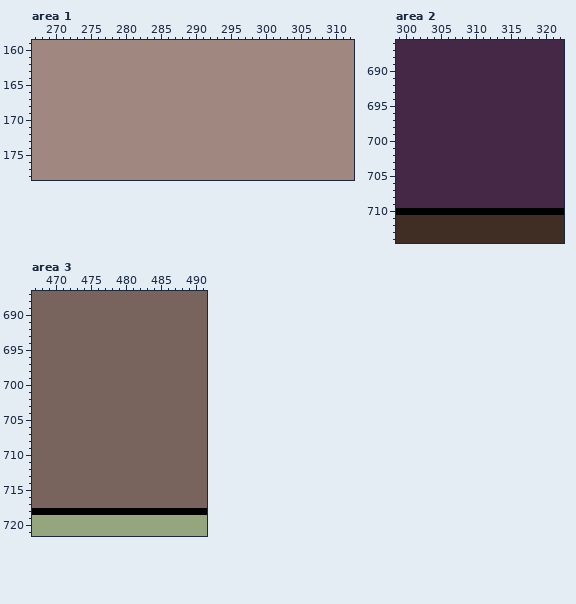
Pixel-art file, stored at Assets/Backgrounds/mapleville/town_1.ase. Above, as it was before the edit.
600x1200 pixels, 1 frame. Colours within 5 levels of each other are drawn and written as one. Shown: area 1: x 267..312, y 159..178; area 2: x 299..322, y 686..714; area 3: x 467..491, y 687..721. The commit also changed other parts of the picture, which this record leaves out.
And afterwards:
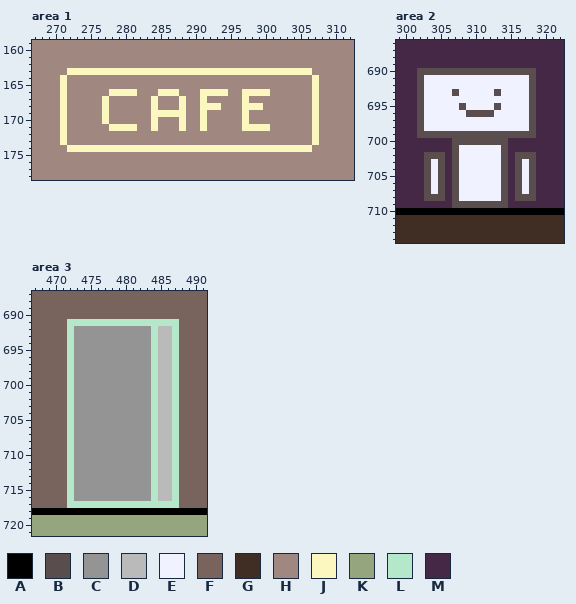
Palette (. is transparent): A #000000  B #594d4d  C #949494  D #bababa  E #f1f2ff  F #78635d  G #402e24  H #a08880  J #fcf7be  K #95a57e  L #b5e7cb  M #452845
Change:
layer "temp_npc" added
layer "dec" added
layer "doors" added
--- area 1, layer "dec"
@@ x 267..312 @@
 162 HHHHHHHHHHHHHHHHHHHHHHHHHHHHHHHHHHHHHHHHHHHHHH
-163 HHHHHHHHHHHHHHHHHHHHHHHHHHHHHHHHHHHHHHHHHHHHHH
-164 HHHHHHHHHHHHHHHHHHHHHHHHHHHHHHHHHHHHHHHHHHHHHH
-165 HHHHHHHHHHHHHHHHHHHHHHHHHHHHHHHHHHHHHHHHHHHHHH
-166 HHHHHHHHHHHHHHHHHHHHHHHHHHHHHHHHHHHHHHHHHHHHHH
-167 HHHHHHHHHHHHHHHHHHHHHHHHHHHHHHHHHHHHHHHHHHHHHH
-168 HHHHHHHHHHHHHHHHHHHHHHHHHHHHHHHHHHHHHHHHHHHHHH
-169 HHHHHHHHHHHHHHHHHHHHHHHHHHHHHHHHHHHHHHHHHHHHHH
-170 HHHHHHHHHHHHHHHHHHHHHHHHHHHHHHHHHHHHHHHHHHHHHH
-171 HHHHHHHHHHHHHHHHHHHHHHHHHHHHHHHHHHHHHHHHHHHHHH
-172 HHHHHHHHHHHHHHHHHHHHHHHHHHHHHHHHHHHHHHHHHHHHHH
-173 HHHHHHHHHHHHHHHHHHHHHHHHHHHHHHHHHHHHHHHHHHHHHH
-174 HHHHHHHHHHHHHHHHHHHHHHHHHHHHHHHHHHHHHHHHHHHHHH
+163 HHHHHJJJJJJJJJJJJJJJJJJJJJJJJJJJJJJJJJJJHHHHHH
+164 HHHHJHHHHHHHHHHHHHHHHHHHHHHHHHHHHHHHHHHHJHHHHH
+165 HHHHJHHHHHHHHHHHHHHHHHHHHHHHHHHHHHHHHHHHJHHHHH
+166 HHHHJHHHHHHJJJJHHHJJJHHHJJJJHHJJJJHHHHHHJHHHHH
+167 HHHHJHHHHHJHHHHHHJHHHJHHJHHHHHJHHHHHHHHHJHHHHH
+168 HHHHJHHHHHJHHHHHHJHHHJHHJJJHHHJJJHHHHHHHJHHHHH
+169 HHHHJHHHHHJHHHHHHJJJJJHHJHHHHHJHHHHHHHHHJHHHHH
+170 HHHHJHHHHHJHHHHHHJHHHJHHJHHHHHJHHHHHHHHHJHHHHH
+171 HHHHJHHHHHHJJJJHHJHHHJHHJHHHHHJJJJHHHHHHJHHHHH
+172 HHHHJHHHHHHHHHHHHHHHHHHHHHHHHHHHHHHHHHHHJHHHHH
+173 HHHHJHHHHHHHHHHHHHHHHHHHHHHHHHHHHHHHHHHHJHHHHH
+174 HHHHHJJJJJJJJJJJJJJJJJJJJJJJJJJJJJJJJJJJHHHHHH
 175 HHHHHHHHHHHHHHHHHHHHHHHHHHHHHHHHHHHHHHHHHHHHHH
--- area 2, layer "temp_npc"
@@ x 299..322 @@
 689 MMMMMMMMMMMMMMMMMMMMMMMM
-690 MMMMMMMMMMMMMMMMMMMMMMMM
-691 MMMMMMMMMMMMMMMMMMMMMMMM
-692 MMMMMMMMMMMMMMMMMMMMMMMM
-693 MMMMMMMMMMMMMMMMMMMMMMMM
-694 MMMMMMMMMMMMMMMMMMMMMMMM
-695 MMMMMMMMMMMMMMMMMMMMMMMM
-696 MMMMMMMMMMMMMMMMMMMMMMMM
-697 MMMMMMMMMMMMMMMMMMMMMMMM
-698 MMMMMMMMMMMMMMMMMMMMMMMM
-699 MMMMMMMMMMMMMMMMMMMMMMMM
-700 MMMMMMMMMMMMMMMMMMMMMMMM
-701 MMMMMMMMMMMMMMMMMMMMMMMM
-702 MMMMMMMMMMMMMMMMMMMMMMMM
-703 MMMMMMMMMMMMMMMMMMMMMMMM
-704 MMMMMMMMMMMMMMMMMMMMMMMM
-705 MMMMMMMMMMMMMMMMMMMMMMMM
-706 MMMMMMMMMMMMMMMMMMMMMMMM
-707 MMMMMMMMMMMMMMMMMMMMMMMM
-708 MMMMMMMMMMMMMMMMMMMMMMMM
-709 MMMMMMMMMMMMMMMMMMMMMMMM
+690 MMMBBBBBBBBBBBBBBBBBMMMM
+691 MMMBEEEEEEEEEEEEEEEBMMMM
+692 MMMBEEEEEEEEEEEEEEEBMMMM
+693 MMMBEEEEBEEEEEBEEEEBMMMM
+694 MMMBEEEEEEEEEEEEEEEBMMMM
+695 MMMBEEEEEBEEEEBEEEEBMMMM
+696 MMMBEEEEEEBBBBEEEEEBMMMM
+697 MMMBEEEEEEEEEEEEEEEBMMMM
+698 MMMBEEEEEEEEEEEEEEEBMMMM
+699 MMMBBBBBBBBBBBBBBBBBMMMM
+700 MMMMMMMMBBBBBBBBMMMMMMMM
+701 MMMMMMMMBEEEEEEBMMMMMMMM
+702 MMMMBBBMBEEEEEEBMBBBMMMM
+703 MMMMBEBMBEEEEEEBMBEBMMMM
+704 MMMMBEBMBEEEEEEBMBEBMMMM
+705 MMMMBEBMBEEEEEEBMBEBMMMM
+706 MMMMBEBMBEEEEEEBMBEBMMMM
+707 MMMMBEBMBEEEEEEBMBEBMMMM
+708 MMMMBBBMBEEEEEEBMBBBMMMM
+709 MMMMMMMMBBBBBBBBMMMMMMMM
 710 AAAAAAAAAAAAAAAAAAAAAAAA
--- area 3, layer "doors"
@@ x 467..491 @@
 690 FFFFFFFFFFFFFFFFFFFFFFFFF
-691 FFFFFFFFFFFFFFFFFFFFFFFFF
-692 FFFFFFFFFFFFFFFFFFFFFFFFF
-693 FFFFFFFFFFFFFFFFFFFFFFFFF
-694 FFFFFFFFFFFFFFFFFFFFFFFFF
-695 FFFFFFFFFFFFFFFFFFFFFFFFF
-696 FFFFFFFFFFFFFFFFFFFFFFFFF
-697 FFFFFFFFFFFFFFFFFFFFFFFFF
-698 FFFFFFFFFFFFFFFFFFFFFFFFF
-699 FFFFFFFFFFFFFFFFFFFFFFFFF
-700 FFFFFFFFFFFFFFFFFFFFFFFFF
-701 FFFFFFFFFFFFFFFFFFFFFFFFF
-702 FFFFFFFFFFFFFFFFFFFFFFFFF
-703 FFFFFFFFFFFFFFFFFFFFFFFFF
-704 FFFFFFFFFFFFFFFFFFFFFFFFF
-705 FFFFFFFFFFFFFFFFFFFFFFFFF
-706 FFFFFFFFFFFFFFFFFFFFFFFFF
-707 FFFFFFFFFFFFFFFFFFFFFFFFF
-708 FFFFFFFFFFFFFFFFFFFFFFFFF
-709 FFFFFFFFFFFFFFFFFFFFFFFFF
-710 FFFFFFFFFFFFFFFFFFFFFFFFF
-711 FFFFFFFFFFFFFFFFFFFFFFFFF
-712 FFFFFFFFFFFFFFFFFFFFFFFFF
-713 FFFFFFFFFFFFFFFFFFFFFFFFF
-714 FFFFFFFFFFFFFFFFFFFFFFFFF
-715 FFFFFFFFFFFFFFFFFFFFFFFFF
-716 FFFFFFFFFFFFFFFFFFFFFFFFF
-717 FFFFFFFFFFFFFFFFFFFFFFFFF
+691 FFFFFLLLLLLLLLLLLLLLLFFFF
+692 FFFFFLCCCCCCCCCCCLDDLFFFF
+693 FFFFFLCCCCCCCCCCCLDDLFFFF
+694 FFFFFLCCCCCCCCCCCLDDLFFFF
+695 FFFFFLCCCCCCCCCCCLDDLFFFF
+696 FFFFFLCCCCCCCCCCCLDDLFFFF
+697 FFFFFLCCCCCCCCCCCLDDLFFFF
+698 FFFFFLCCCCCCCCCCCLDDLFFFF
+699 FFFFFLCCCCCCCCCCCLDDLFFFF
+700 FFFFFLCCCCCCCCCCCLDDLFFFF
+701 FFFFFLCCCCCCCCCCCLDDLFFFF
+702 FFFFFLCCCCCCCCCCCLDDLFFFF
+703 FFFFFLCCCCCCCCCCCLDDLFFFF
+704 FFFFFLCCCCCCCCCCCLDDLFFFF
+705 FFFFFLCCCCCCCCCCCLDDLFFFF
+706 FFFFFLCCCCCCCCCCCLDDLFFFF
+707 FFFFFLCCCCCCCCCCCLDDLFFFF
+708 FFFFFLCCCCCCCCCCCLDDLFFFF
+709 FFFFFLCCCCCCCCCCCLDDLFFFF
+710 FFFFFLCCCCCCCCCCCLDDLFFFF
+711 FFFFFLCCCCCCCCCCCLDDLFFFF
+712 FFFFFLCCCCCCCCCCCLDDLFFFF
+713 FFFFFLCCCCCCCCCCCLDDLFFFF
+714 FFFFFLCCCCCCCCCCCLDDLFFFF
+715 FFFFFLCCCCCCCCCCCLDDLFFFF
+716 FFFFFLCCCCCCCCCCCLDDLFFFF
+717 FFFFFLLLLLLLLLLLLLLLLFFFF
 718 AAAAAAAAAAAAAAAAAAAAAAAAA
Where, in picture pixels (left, top, right, bottom), the same in both pictures:
changed: (60, 68, 319, 152)
changed: (417, 68, 536, 208)
changed: (67, 319, 179, 508)
